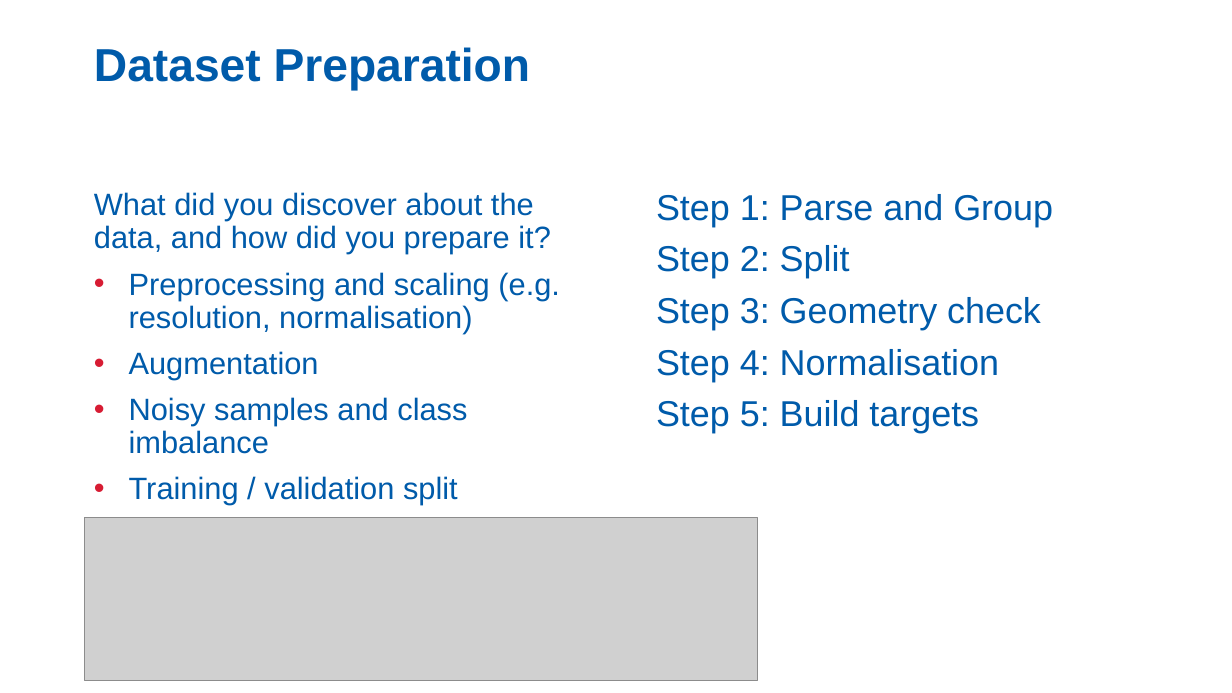
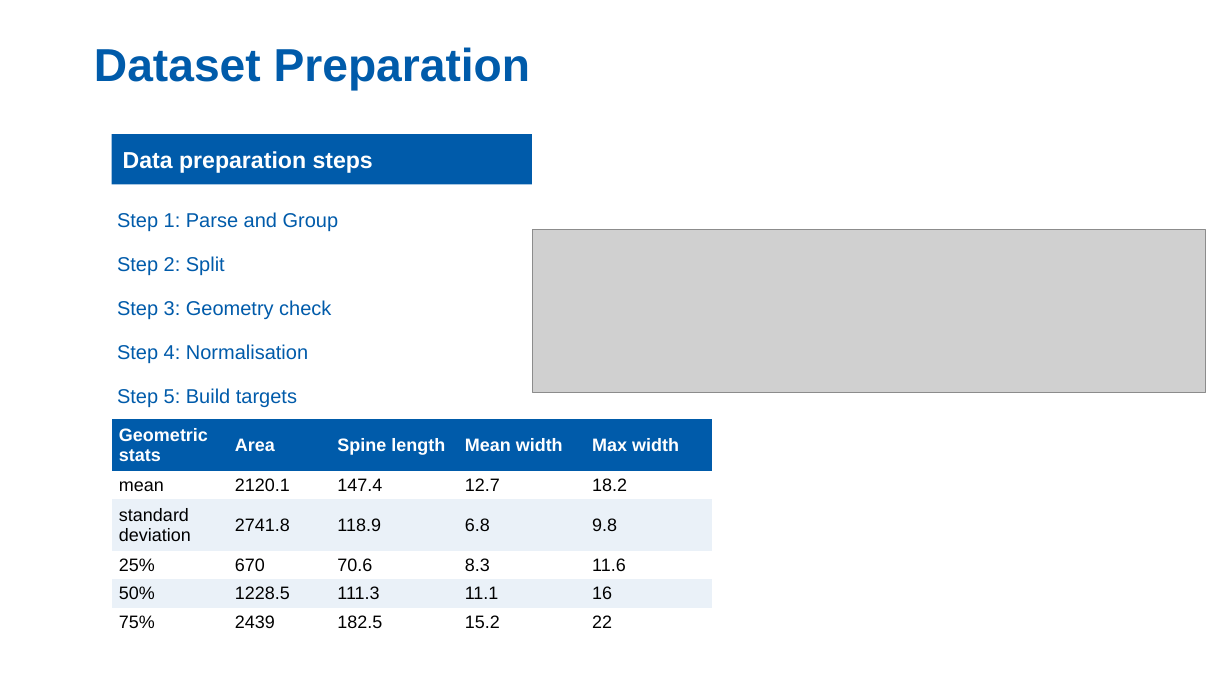
Before and after one commit to Sean-Mp/COS711-Solar-Filament, a slide deck: slide 3 of presentation/COS711_A2_Presentation.pptx. Drawn at 1232x693 pixels with LibreOffice and Linux fonts; fonts in the diff are those of the drawing; grey boxes stand for pictures; background and template pictures are left out. Boxes give left, top, right and bottom in pixels: in the first picture for what was removed or moved away, otherwise in the second. Text is boxed around its words. In the diff, an @@ line names an element or a change of style, - is before the commit and + after.

```diff
--- a/presentation/COS711_A2_Presentation.pptx
+++ b/presentation/COS711_A2_Presentation.pptx
@@ rectangle added at [112,134,532,185], fill #005BAA, 18 pt, text #FFFFFF, bold @@
+Data preparation steps
@@ text "Step 1: Parse and Group": place and size @@
-text "Step 1: Parse and Group" at [656,194,1053,433]
+text "Step 1: Parse and Group" at [117,212,339,407]
@@ text "Step 1: Parse and Group" at [117,212,339,407]: size 28 to 15.6 pt; line spacing 0.9 to 1.3 @@
@@ text removed at [94,192,560,505] @@
-What did you discover about the data, and how did you prepare it?
-• Preprocessing and scaling (e.g. resolution, normalisation)
-• Augmentation
-• Noisy samples and class imbalance
-• Training / validation split
@@ picture: place and size @@
-picture at [85,518,759,681]
+picture at [532,229,1206,392]
@@ table added at [112,420,713,693], 6 rows, 5 columns @@
+Geometric stats | Area | Spine length | Mean width | Max width
+mean | 2120.1 | 147.4 | 12.7 | 18.2
+standard deviation | 2741.8 | 118.9 | 6.8 | 9.8
+25% | 670 | 70.6 | 8.3 | 11.6
+50% | 1228.5 | 111.3 | 11.1 | 16
+75% | 2439 | 182.5 | 15.2 | 22
```
Also in this commit, not shown: 9 other slides changed.
